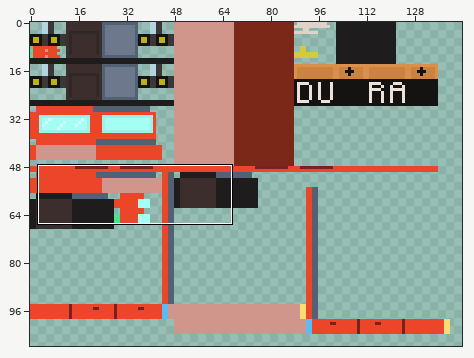
Sprite sheet, stored at development_resource_packs/e-vehiclesRP/textures/entity/car.png. Above, an overview of the earlier version with the close-up marked.
Close-up. Earlier state:
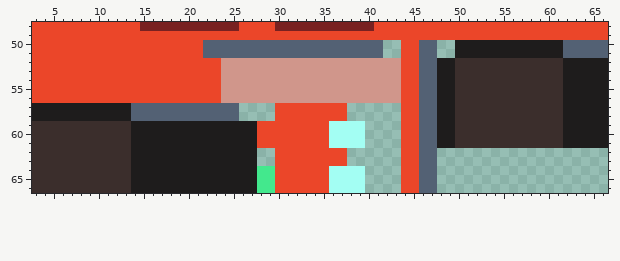
The file is 256x256 pixels. Colours within 5 levels of each other are drawn and written as one. Shown: x 3..66, y 48..66. The wide view leaves out empty margins.
Now the later version:
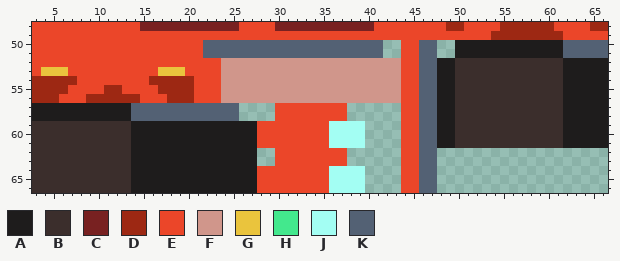
Palette (. is transparent): A #1e1c1c  B #3b2e2c  C #782121  D #9d2813  E #eb4629  F #d0968b  G #eac43d  H #43e88d  J #a3fef3  K #536174
Diff:
{"y":48,"x":49,"old":"EE","new":"DD"}
{"y":48,"x":55,"old":"EEEEEE","new":"DDDDDD"}
{"y":48,"x":65,"old":"EE","new":"DD"}
{"y":49,"x":54,"old":"EEEEEEEE","new":"DDDDDDDD"}
{"y":53,"x":4,"old":"EEE","new":"GGG"}
{"y":53,"x":17,"old":"EEE","new":"GGG"}
{"y":54,"x":3,"old":"EEEEE","new":"DDDDD"}
{"y":54,"x":16,"old":"EEEEE","new":"DDDDD"}
{"y":55,"x":3,"old":"EEEE","new":"DDDD"}
{"y":55,"x":11,"old":"EE","new":"DD"}
{"y":55,"x":17,"old":"EEEE","new":"DDDD"}
{"y":56,"x":3,"old":"EEE","new":"DDD"}
{"y":56,"x":9,"old":"EEEEEE","new":"DDDDDD"}
{"y":56,"x":18,"old":"EEE","new":"DDD"}
{"y":64,"x":28,"old":"HH","new":"EE"}
{"y":65,"x":28,"old":"HH","new":"EE"}
{"y":66,"x":28,"old":"HH","new":"EE"}
{"label":"changed","picture_box":[446,22,464,31]}
{"label":"changed","picture_box":[491,22,608,40]}
{"label":"changed","picture_box":[32,67,194,103]}
{"label":"changed","picture_box":[257,166,275,193]}
